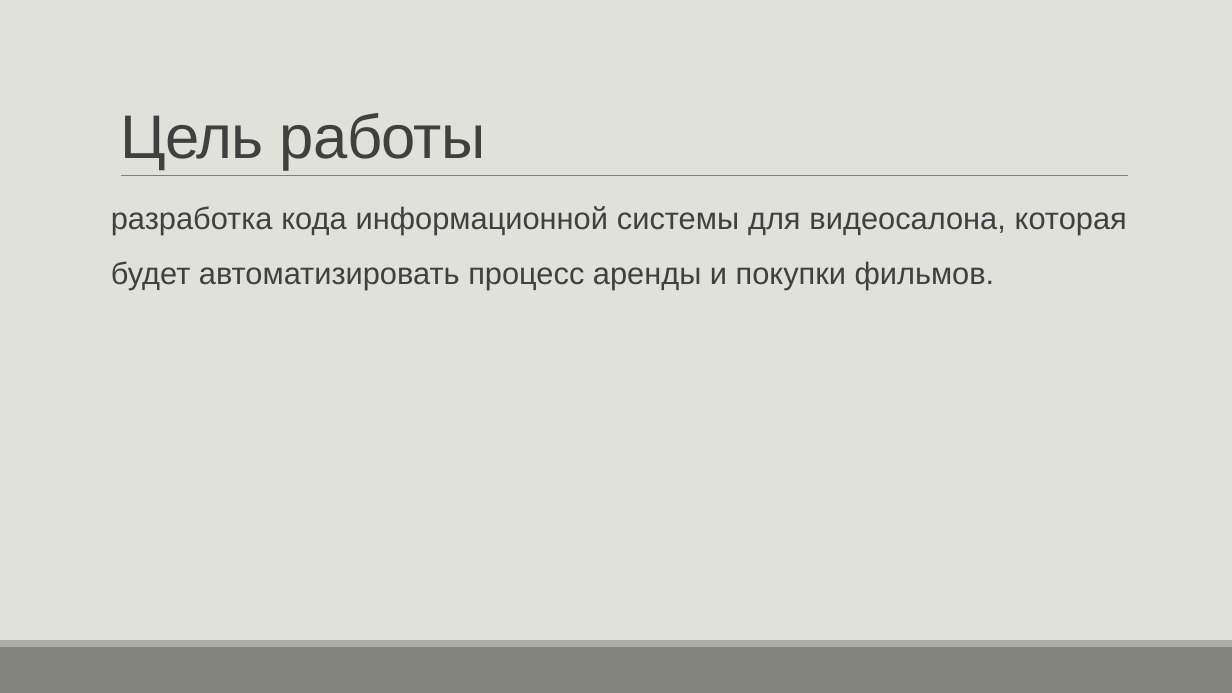
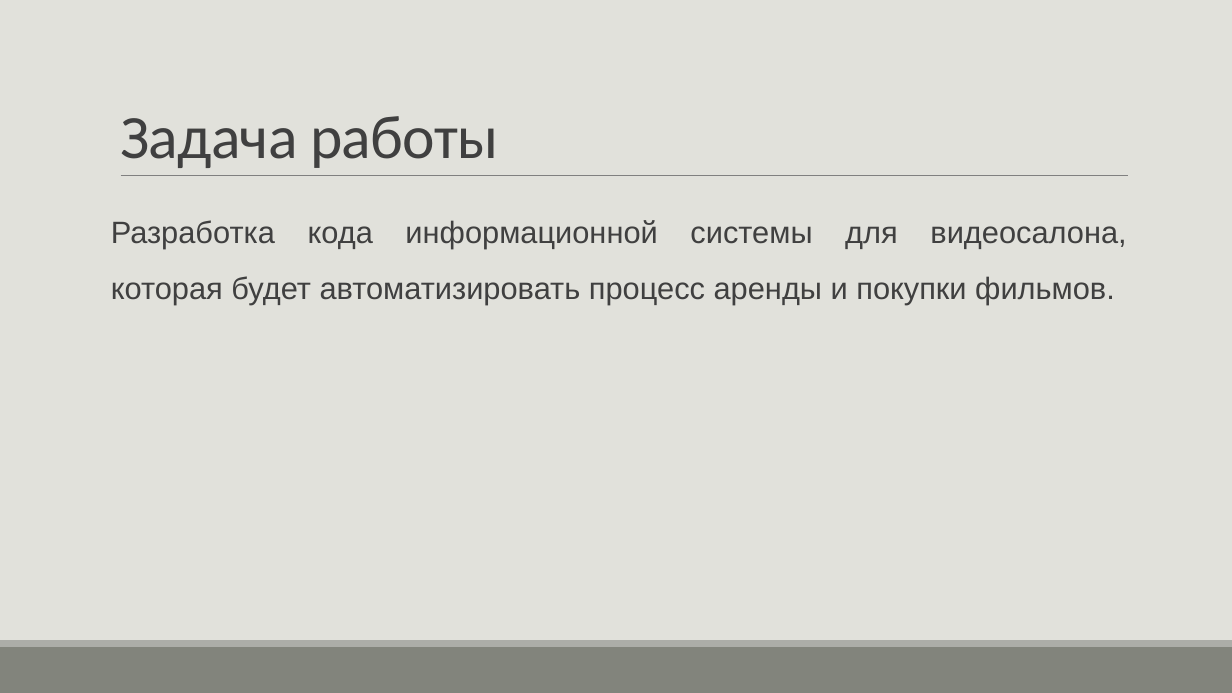
Before and after one commit to H3LLG0/Cursovoi, a slide deck: slide 3 of DOCS/презентация к карсовому проекту.pptx (slide 2 before the commit). Drawn at 1232x693 pixels with LibreOffice and Linux fonts; fonts in the diff are those of the drawing. Boxes give left, top, right and bottom in pixels: in the first picture for what was removed or moved away, otherwise in the second. Text is boxed around its words. In the diff, an @@ line names an element or a change of style, - is before the commit and + after.

```diff
--- a/DOCS/презентация к карсовому проекту.pptx
+++ b/DOCS/презентация к карсовому проекту.pptx
@@ text at [120,116,498,168]: text changed; font Arial to Calibri @@
-Цель работы
+Задача работы
@@ text at [111,220,1126,305]: text changed @@
-разработка кода информационной системы для видеосалона, которая будет автоматизировать процесс аренды и покупки фильмов.
+Разработка кода информационной системы для видеосалона, которая будет автоматизировать процесс аренды и покупки фильмов.
```
Also in this commit, not shown: 1 other slide changed, 1 slide added, 1 other file.
